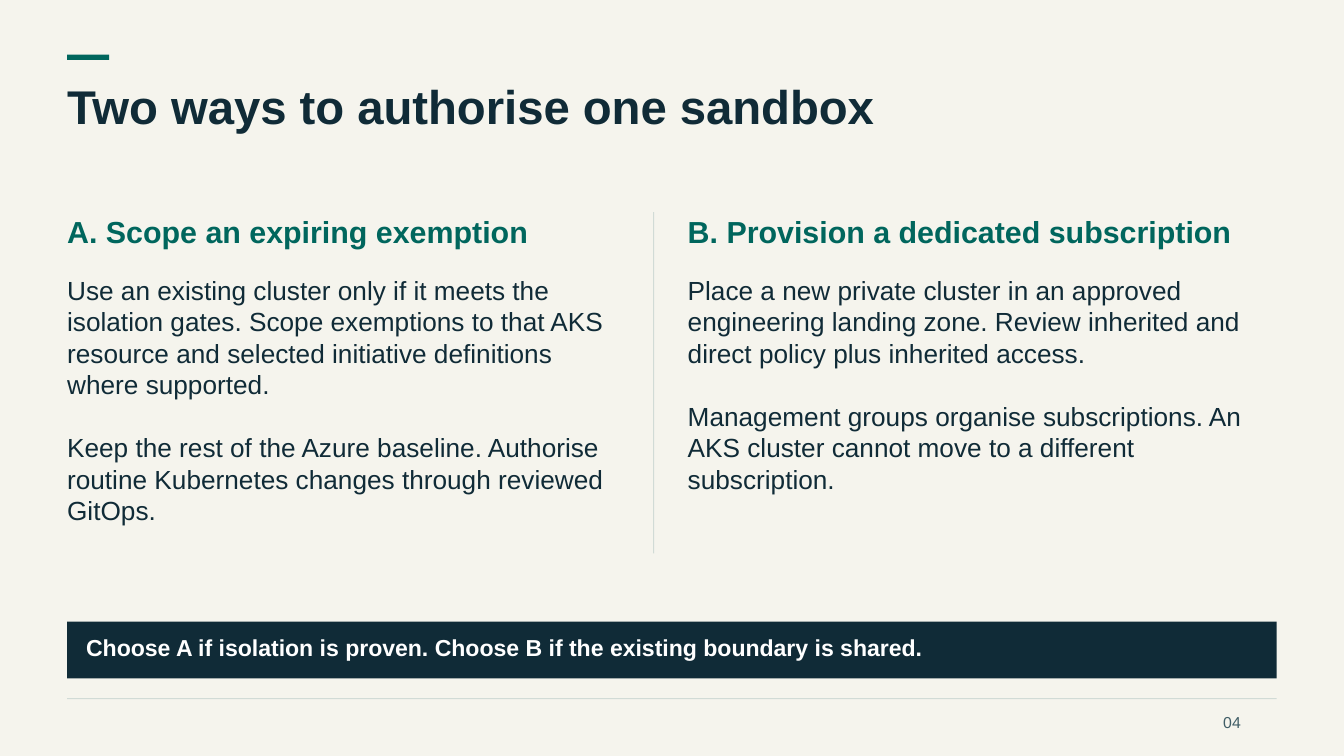
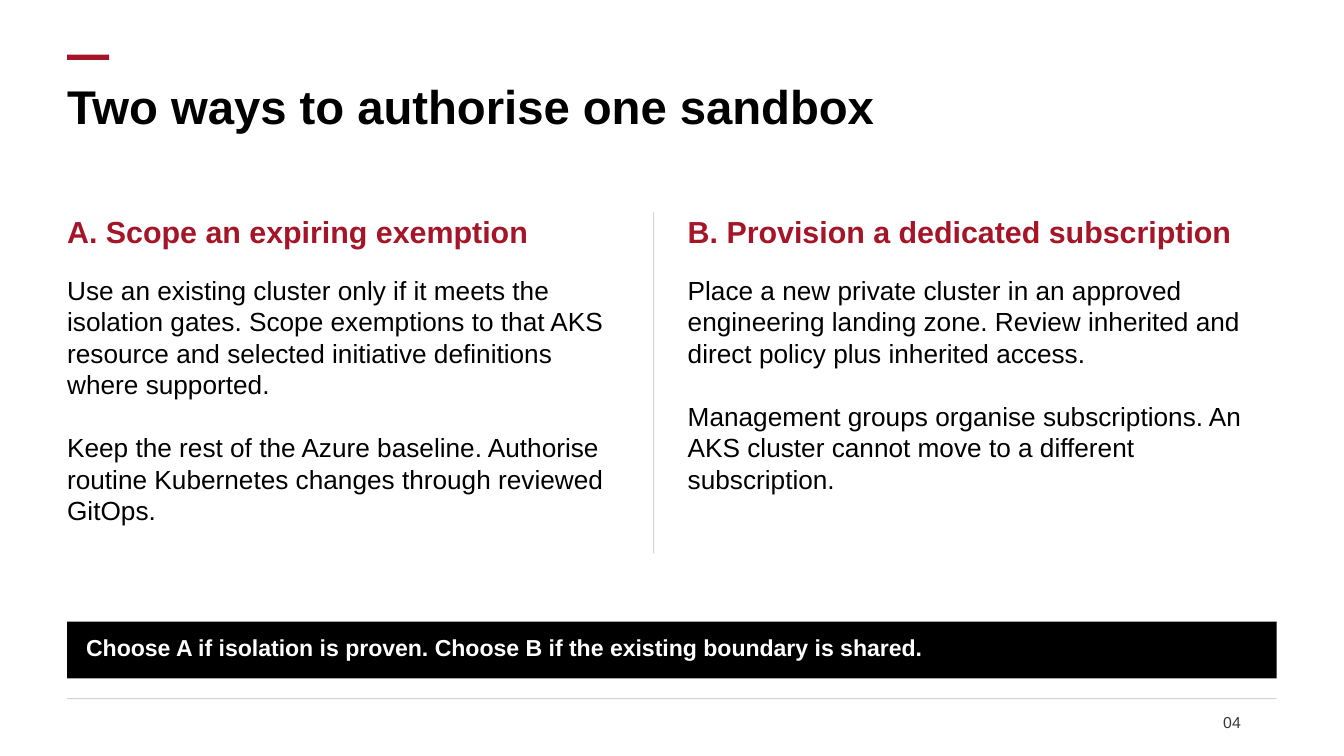
Before and after one commit to davidmarkgardiner/kagent-public, a slide deck: slide 4 of docs/security/policy-delivery-bottleneck/private-aks-sandbox-pilot.pptx. Drawn at 1344x756 pixels with LibreOffice and Linux fonts; fonts in the diff are those of the drawing. Boxes give left, top, right and bottom in pixels: in the first picture for what was removed or moved away, otherwise in the second. Text is boxed around its words. In the diff, an @@ line names an element or a change of style, - is before the commit and + after.

```diff
--- a/docs/security/policy-delivery-bottleneck/private-aks-sandbox-pilot.pptx
+++ b/docs/security/policy-delivery-bottleneck/private-aks-sandbox-pilot.pptx
@@ background #F5F4ED to #FFFFFF @@
@@ rectangle at [68,54,110,59]: fill #00665D to #A51528 @@
@@ text "A. Scope an expiring exemption" at [67,221,528,249]: text colour #00665D to #A51528 @@
@@ rectangle at [653,212,654,554]: fill #D1DBD6 to #D4D4D4 @@
@@ text "B. Provision a dedicated subscription" at [688,221,1231,249]: text colour #00665D to #A51528 @@
@@ text colour #102B37 to #000000 in 3 elements at [67,89,874,134], [67,281,603,526], [688,281,1241,494] @@
@@ rectangle at [68,622,1277,679]: fill #102B37 to #000000 @@
@@ rectangle at [68,699,1277,700]: fill #D1DBD6 to #D4D4D4 @@
@@ text "04" at [1223,717,1241,728]: text colour #405D66 to #383838 @@
```
Also in this commit, not shown: 10 other slides changed.
